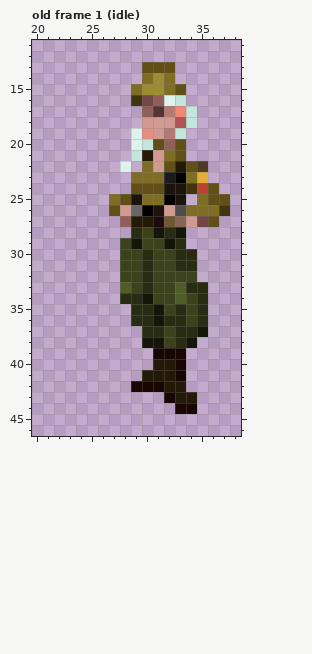
Two states of a pixel-art file, art/sprites/characters/ma'am.aseprite. This is how it looked before the edit.
64x64 pixels, 1 frame. Colours within 5 levels of each other are drawn and written as one. Shown: old frame 1 (idle): x 20..38, y 11..46. The commit also changed other frames, which this record leaves out.
The same view after the edit:
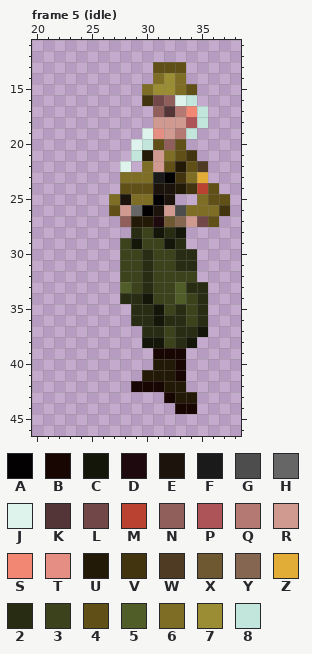
Palette (. is transparent): A #040102  B #170602  C #141609  D #1d090e  E #1b130c  F #1a1a1a  G #4d4d4d  H #666666  J #dff3ed  K #533437  L #714747  M #b94231  N #915f5b  P #ac5457  Q #b47972  R #d09a91  S #f28873  T #e48e84  U #231907  V #42340f  W #4f3b23  X #6e5831  Y #846651  Z #e2ad37  2 #282c12  3 #3b421c  4 #614f18  5 #515d29  6 #7e6d24  7 #9b8d34  8 #c3e6dc
A new or re-ordered frame is compared with the old frame closest to it.
From the commit log: art idle anims
Diff:
frames 1 -> 23
Frame 5 (idle) is new; against old frame 1 (idle), layer "character":
y 13: x 30 4 -> .; x 33 . -> 4
y 14: x 30..33 676. -> .676
y 15: x 29..30 67 -> .6; x 32..34 64. -> 764
y 16: x 29..34 VLNJ8. -> .VLNJ8
y 17: x 30..35 NKQS8. -> .NKQS8
y 18: x 30 R -> .; x 33..35 P8. -> RP8
y 19: x 29..34 JTRQ8. -> .JTRQ8
y 21: x 34 . -> V
y 23: x 28 . -> 6; x 31..33 6FA -> FAV
y 24: x 28 . -> 4; x 31 4 -> E; x 33 E -> U
y 25: x 28..29 4E -> E6; x 31..33 6AE -> AE.
